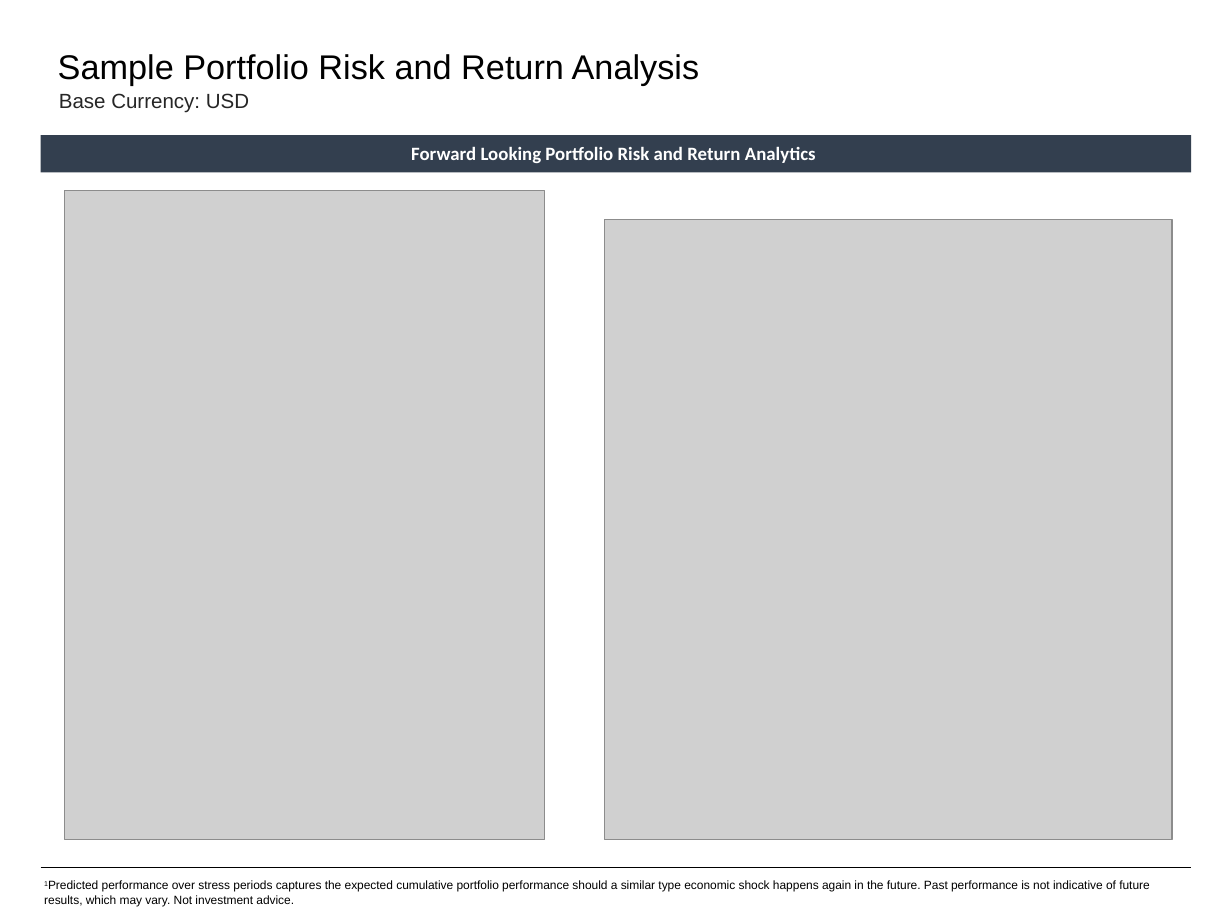
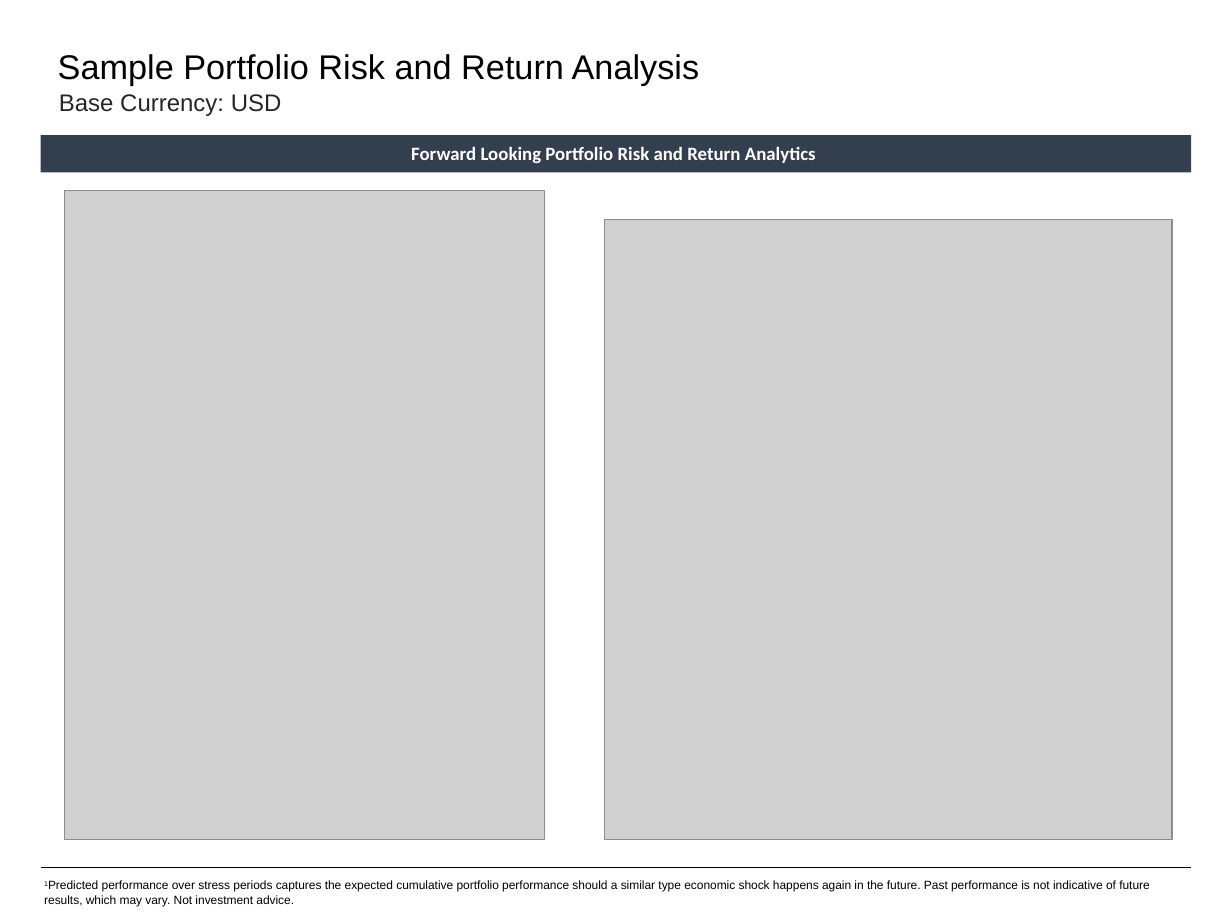
Before and after one commit to fabarker/epsilon-phi, a slide deck: slide 8 of epsilon-phi-core/src/python/epsilonPhi/ep_saa/marketing/Slides.pptx. Drawn at 1232x924 pixels with LibreOffice and Linux fonts; fonts in the diff are those of the drawing; grey boxes stand for pictures. Boxes give left, top, right and bottom in pixels: in the first picture for what was removed or moved away, otherwise in the second. Text is boxed around its words. In the diff, an @@ line names an element or a change of style, - is before the commit and + after.

```diff
--- a/epsilon-phi-core/src/python/epsilonPhi/ep_saa/marketing/Slides.pptx
+++ b/epsilon-phi-core/src/python/epsilonPhi/ep_saa/marketing/Slides.pptx
@@ text "Base Currency: USD" at (59,94,282,116): size 12 to 14 pt @@
```
Also in this commit, not shown: 18 other slides changed, 5 slides added, 2 slides removed, 21 other files.
